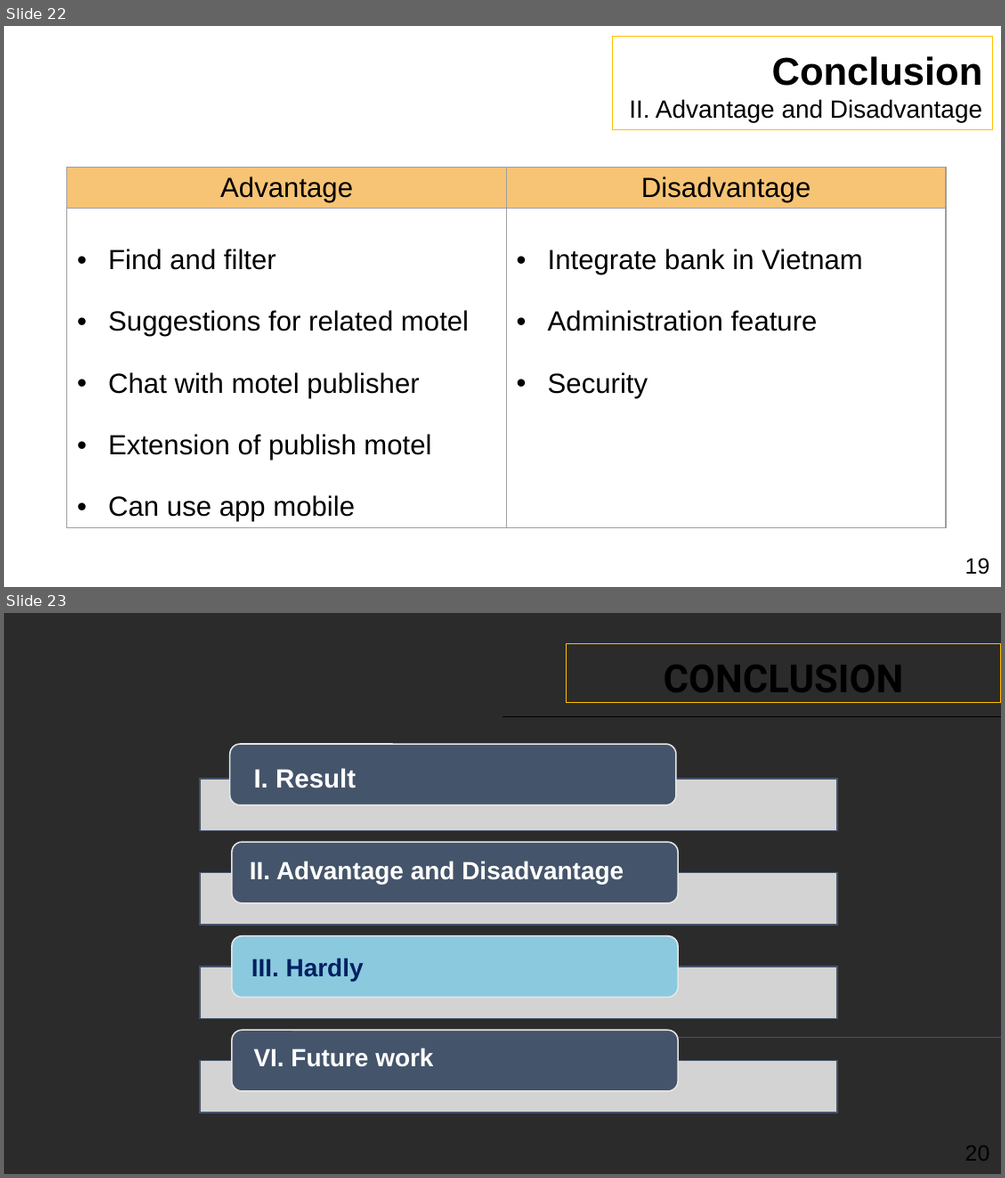
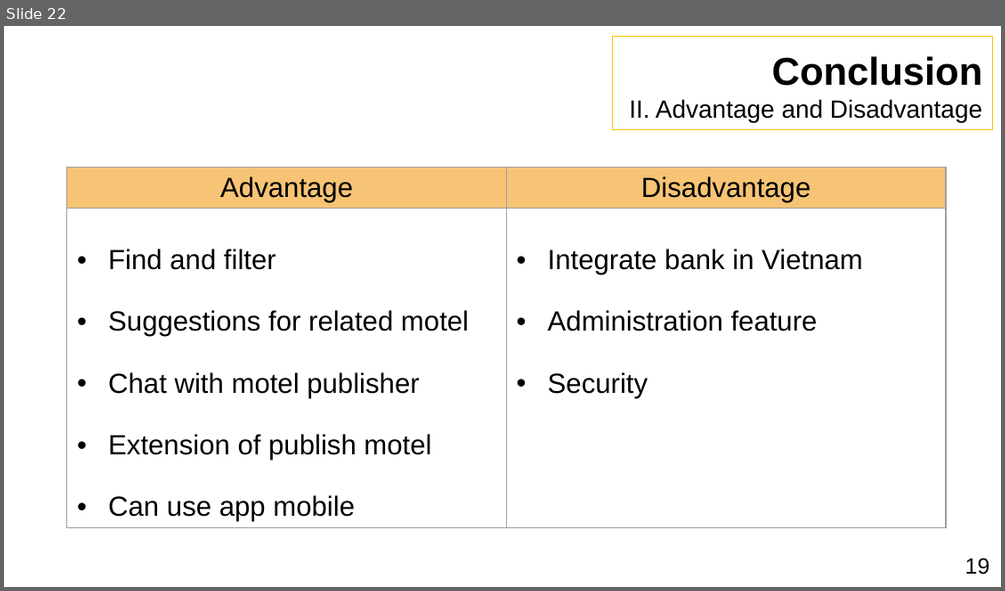
Before and after one commit to hoangchu234/webnhatroKLTN, a slide deck: Docs/Graduation thesis.pptx. Shown one above the other, each under a label of ours: slides 22 and 23 before the commit, slide 22 after it. The pictures are 1005x1178 and 1005x591 pixels, drawn with LibreOffice and Linux fonts; fonts in the diff are those of the drawing; background and template pictures are left out; a plain dark background stands for a picture behind light text. Boxes give left, top, right and bottom in pixels: in the first picture for what was removed or moved away, otherwise in the second. Text is boxed around its words. In the diff, an @@ line names an element or a change of style, - is before the commit and + after.

```diff
--- a/Docs/Graduation thesis.pptx
+++ b/Docs/Graduation thesis.pptx
@@ slide 23 removed at (4, 613, 1001, 1174), background picture (left out) @@
@@ rectangle removed at (566, 644, 1001, 702) @@
-CONCLUSION
@@ line removed from (502, 716) to (1001, 716) @@
@@ text removed at (254, 768, 356, 788) @@
-I. Result
@@ text removed at (250, 860, 623, 884) @@
-II. Advantage and Disadvantage
@@ text removed at (251, 957, 364, 981) @@
-III. Hardly
@@ group removed at (201, 744, 837, 1112): 4 rectangles, 4 rounded rectangles @@
@@ line removed from (1001, 1038) to (591, 1038) @@
@@ text removed at (254, 1047, 433, 1067) @@
-VI. Future work
@@ text removed at (965, 1145, 990, 1160) @@
-20
```
Also in this commit, not shown: 5 slides changed, 1 other slide removed, 5 other files.
